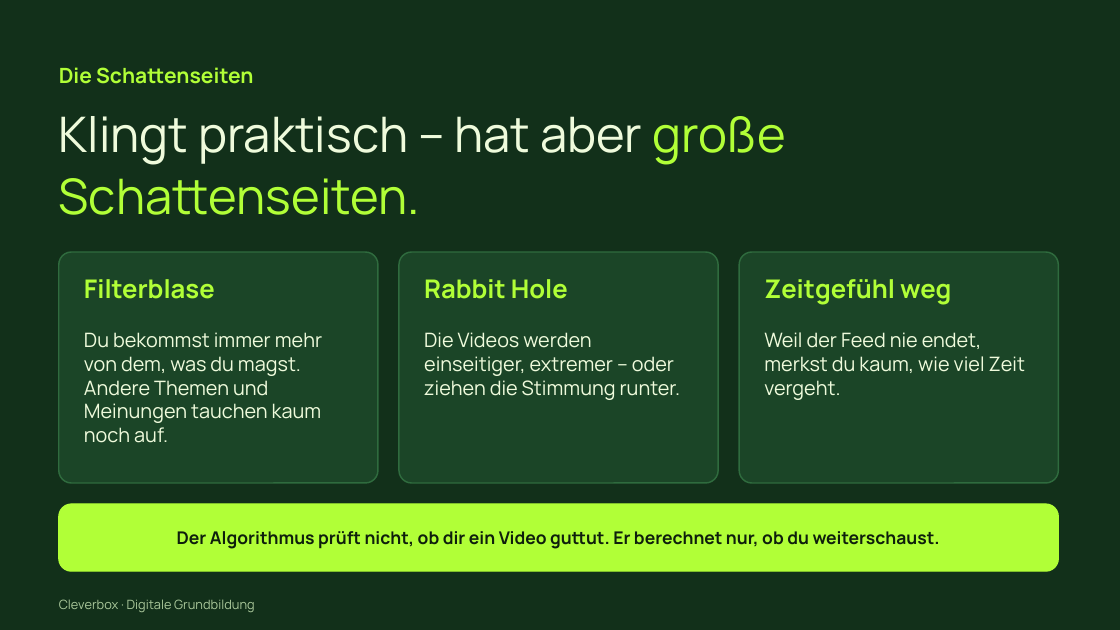
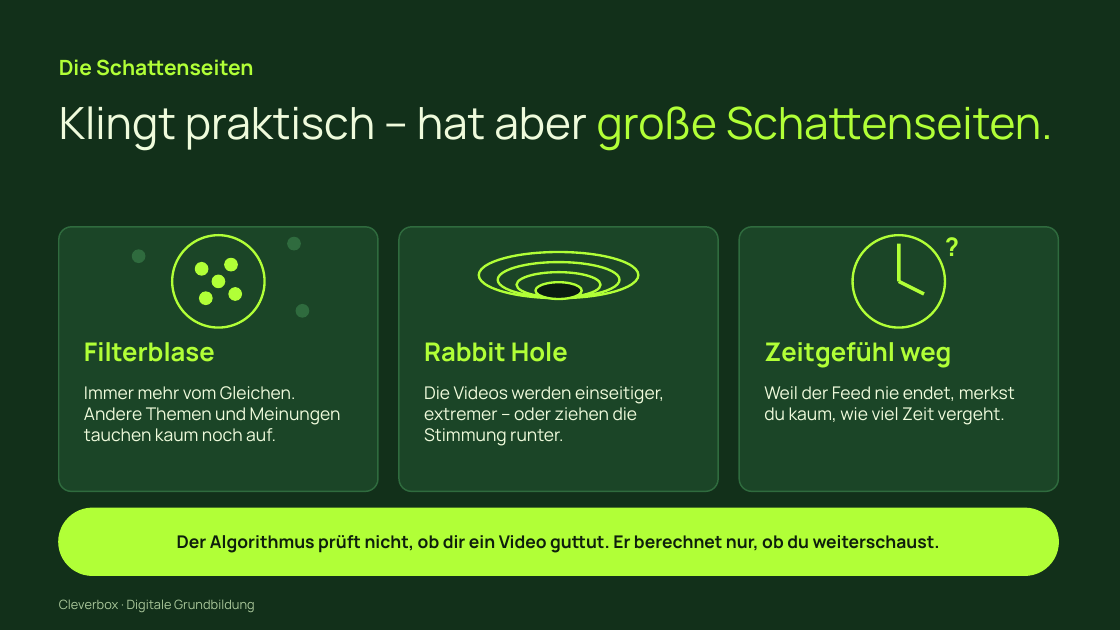
Before and after one commit to arminheske/claudecloud, a slide deck: slide 12 of videoslides/cleverbox-tiktok-slides.pptx. Drawn at 1120x630 pixels with LibreOffice and Linux fonts; fonts in the diff are those of the drawing. Boxes give left, top, right and bottom in pixels: in the first picture for what was removed or moved away, otherwise in the second. Text is boxed around its words. In the diff, an @@ line names an element or a change of style, - is before the commit and + after.

```diff
--- a/videoslides/cleverbox-tiktok-slides.pptx
+++ b/videoslides/cleverbox-tiktok-slides.pptx
@@ text "Die Schattenseiten": place and size @@
-text "Die Schattenseiten" at (59, 67, 253, 84)
+text "Die Schattenseiten" at (59, 59, 253, 76)
@@ text "Klingt praktisch – hat aber ...": place and size @@
-text "Klingt praktisch – hat aber ..." at (59, 116, 786, 215)
+text "Klingt praktisch – hat aber ..." at (59, 106, 1053, 151)
@@ text "Klingt praktisch – hat aber ..." at (59, 106, 1053, 151): size 42 to 38 pt @@
@@ rounded rectangle: place and size @@
-rounded rectangle at (59, 252, 378, 483)
+rounded rectangle at (59, 227, 378, 492)
@@ ellipse added at (172, 235, 265, 328), fill #1B4527, outline #B1FF37 2 pt @@
@@ ellipse added at (287, 238, 300, 250), fill #2F6B3E, outline #2F6B3E 1 pt @@
@@ rounded rectangle: place and size @@
-rounded rectangle at (399, 252, 718, 483)
+rounded rectangle at (399, 227, 718, 492)
@@ proportions changed in 4 elements at (59, 227, 378, 492), (59, 508, 1059, 576), (399, 227, 718, 492), (739, 227, 1059, 492) @@
@@ rounded rectangle: place and size @@
-rounded rectangle at (739, 252, 1059, 483)
+rounded rectangle at (739, 227, 1059, 492)
@@ ellipse added at (853, 235, 945, 328), fill #1B4527, outline #B1FF37 2 pt @@
@@ text added at (945, 231, 996, 273), 22 pt, text #B1FF37, bold @@
+?
@@ ellipse added at (132, 250, 145, 263), fill #2F6B3E, outline #2F6B3E 1 pt @@
@@ ellipse added at (196, 262, 208, 275), fill #B1FF37, outline #B1FF37 1 pt @@
@@ ellipse added at (224, 259, 237, 271), fill #B1FF37, outline #B1FF37 1 pt @@
@@ ellipse added at (479, 252, 639, 298), fill #1B4527, outline #B1FF37 2 pt @@
@@ ellipse added at (497, 262, 619, 297), fill #1B4527, outline #B1FF37 2 pt @@
@@ line added from (899, 244) to (899, 281), #B1FF37 3 pt @@
@@ ellipse added at (200, 292, 213, 305), fill #B1FF37, outline #B1FF37 1 pt @@
@@ ellipse added at (212, 275, 224, 287), fill #B1FF37, outline #B1FF37 1 pt @@
@@ ellipse added at (229, 287, 242, 300), fill #B1FF37, outline #B1FF37 1 pt @@
@@ ellipse added at (517, 272, 601, 297), fill #1B4527, outline #B1FF37 2 pt @@
@@ ellipse added at (536, 282, 582, 299), fill #0A1C10, outline #B1FF37 2 pt @@
@@ line added from (899, 281) to (924, 294), #B1FF37 3 pt @@
@@ ellipse added at (296, 304, 308, 317), fill #2F6B3E, outline #2F6B3E 1 pt @@
@@ 3 texts: place and size @@
-3 texts at (84, 279, 951, 305)
+3 texts at (84, 342, 951, 368)
@@ text at (84, 386, 341, 442): text changed; size 17 to 15 pt @@
-Du bekommst immer mehr von dem, was du magst. Andere Themen und Meinungen tauchen kaum noch auf.
+Immer mehr vom Gleichen. Andere Themen und Meinungen tauchen kaum noch auf.
@@ text "Die Videos werden einseitiger, extremer ...": place and size @@
-text "Die Videos werden einseitiger, extremer ..." at (424, 332, 680, 400)
+text "Die Videos werden einseitiger, extremer ..." at (424, 386, 664, 446)
@@ text "Die Videos werden einseitiger, extremer ..." at (424, 386, 664, 446): size 17 to 15 pt @@
@@ text "Weil der Feed nie endet, ..." at (764, 386, 1015, 425): size 17 to 15 pt @@
@@ text "Weil der Feed nie endet, ...": place and size @@
-text "Weil der Feed nie endet, ..." at (764, 332, 1025, 400)
+text "Weil der Feed nie endet, ..." at (764, 386, 1015, 425)
@@ rounded rectangle: place and size @@
-rounded rectangle at (59, 504, 1059, 571)
+rounded rectangle at (59, 508, 1059, 576)
@@ text "Der Algorithmus prüft nicht, ob ...": place and size @@
-text "Der Algorithmus prüft nicht, ob ..." at (177, 531, 940, 549)
+text "Der Algorithmus prüft nicht, ob ..." at (177, 535, 940, 553)
```
Also in this commit, not shown: 15 other slides changed.
